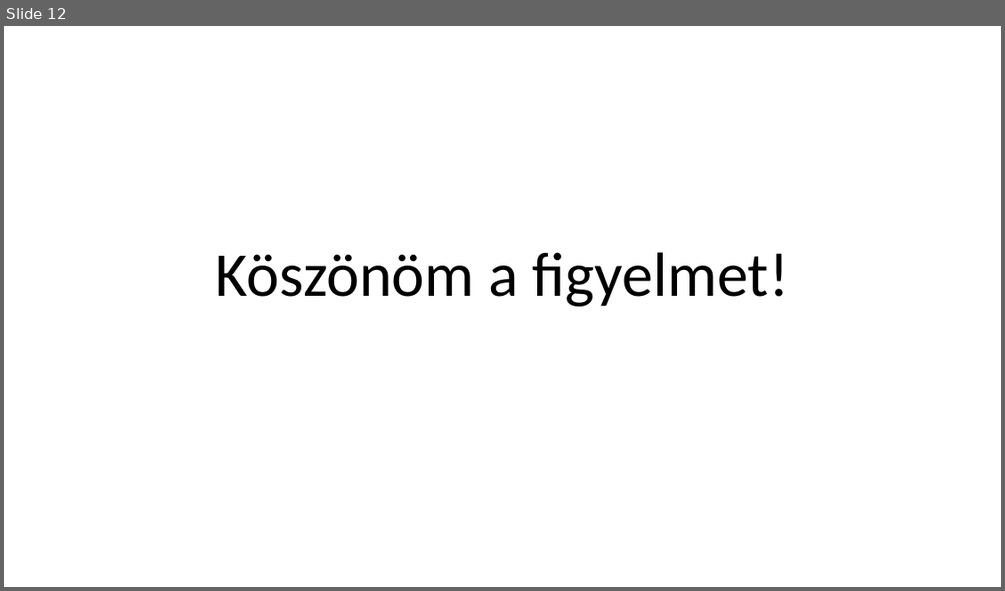
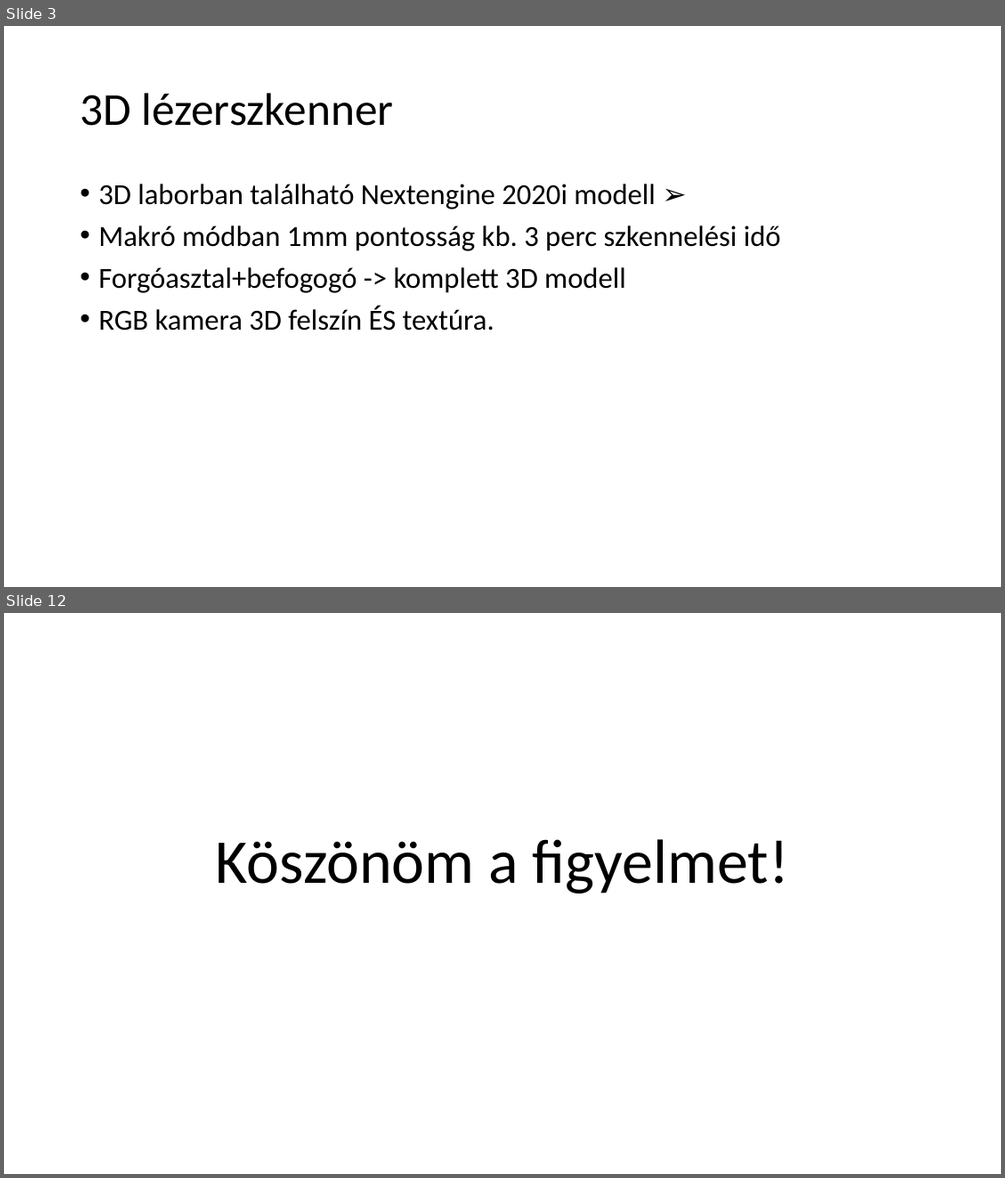
Before and after one commit to csokaandras/paprika, a slide deck: BemutatóCsókaAndrás.pptx. Shown one above the other, each under a label of ours: slide 12 before the commit, slides 3 and 12 after it; the slides between them are not shown. The pictures are 1005x591 and 1005x1178 pixels, drawn with LibreOffice and Linux fonts; fonts in the diff are those of the drawing. Boxes give left, top, right and bottom in pixels: in the first picture for what was removed or moved away, otherwise in the second. Text is boxed around its words. In the diff, an @@ line names an element or a change of style, - is before the commit and + after.

```diff
--- a/BemutatóCsókaAndrás.pptx
+++ b/BemutatóCsókaAndrás.pptx
@@ slide 3 added at (x1=4, y1=26, x2=1001, y2=587), background #FFFFFF @@
@@ title added at (x1=80, y1=93, x2=394, y2=126), 44 pt, text #000000 @@
+3D lézerszkenner
@@ text added at (x1=98, y1=184, x2=781, y2=330), 28 pt, text #000000 @@
+• 3D laborban található Nextengine 2020i modell ➢
+• Makró módban 1mm pontosság kb. 3 perc szkennelési idő
+• Forgóasztal+befogogó -> komplett 3D modell
+• RGB kamera 3D felszín ÉS textúra.
```
Also in this commit, not shown: 3 slides changed, 1 other slide added, 2 slides removed.
